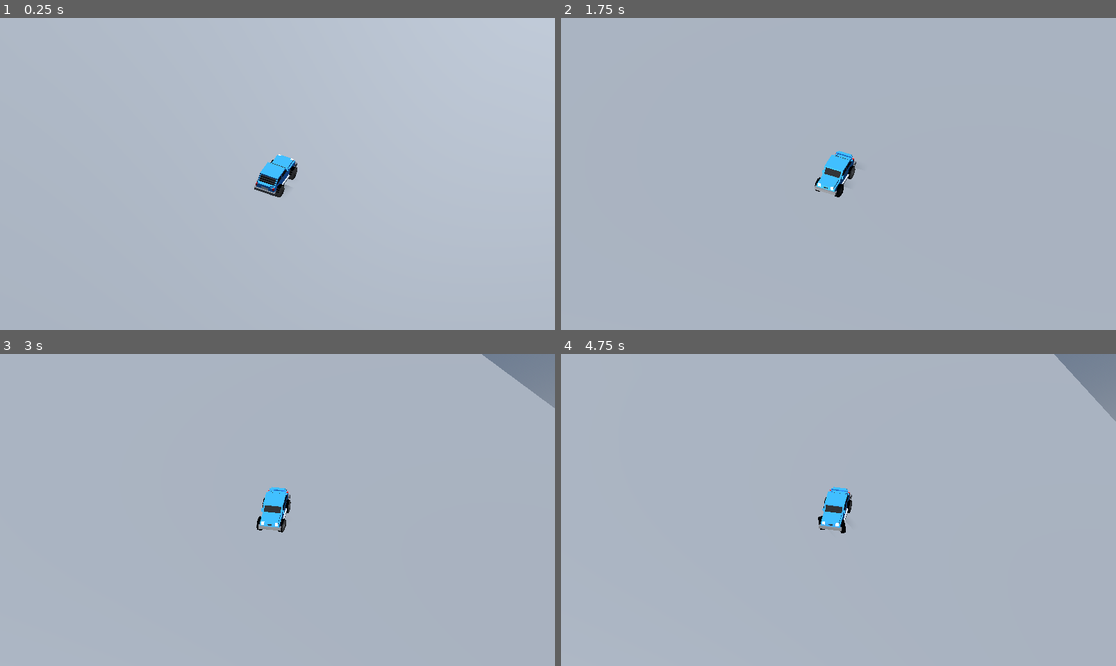
Above: before the commit, frames 1-4 (two rows, left to right).
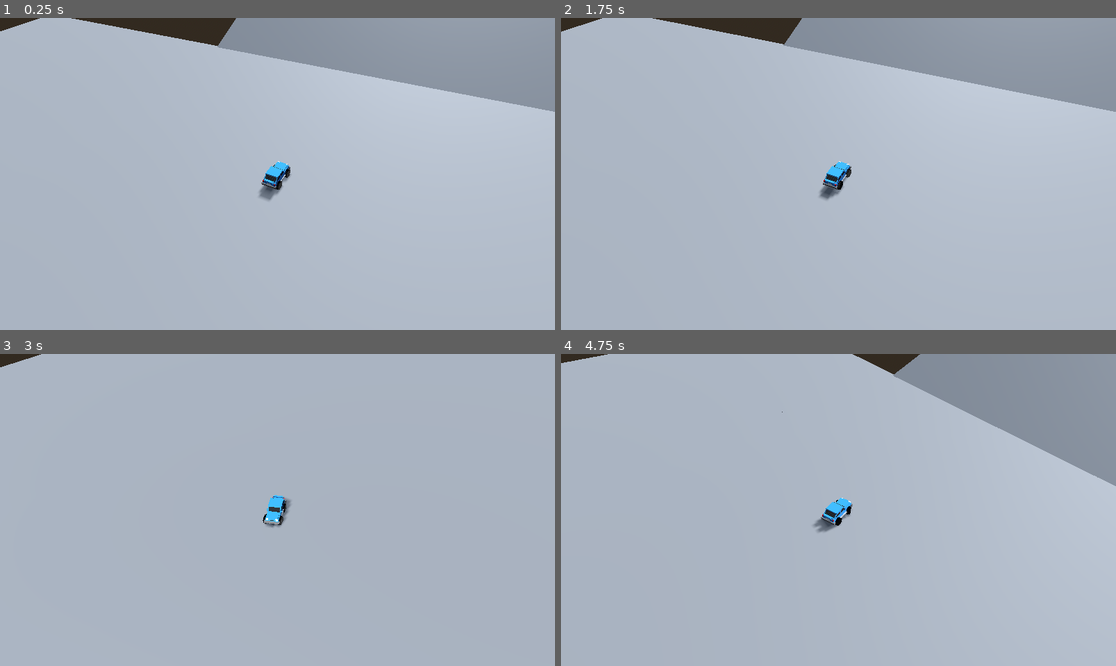
Above: after the commit, the same moments.

Repository: gex194/rally-game
Game: Godot game, scene res://Scenes/main.tscn
The game is run twice, just before and just after one commit, with the same random seed, the same clock (stepped at 60 frames per second) and the same inputs.
Inputs:
- Up to frame 1 (0.25 s): no input
- Up to frame 2 (1.75 s): hold D (Right) 0.53-1.28 s; hold S (Back) from 1.28 s (still down)
- Up to frame 3 (3 s): release S (Back) at 2.03 s; hold D (Right) 2.03-2.78 s; hold W (Forward) from 2.78 s (still down)
- Up to frame 4 (4.75 s): release W (Forward) at 3.53 s; hold A (Left) from 3.53 s (still down)

The runs differ from the first frame. In frame 1, 14% of the frame differs, in the area x 0-100%, y 0-59%; in frame 2, 13%; in frame 3, 1.8%; in frame 4, 9.8%.

Commit message:
Corrections

Diff:
--- a/Scenes/camera_pivot.gd
+++ b/Scenes/camera_pivot.gd
@@ -1,7 +1,7 @@
 extends Node3D
 
 var direction = Vector3.FORWARD
-@export_range (1,10,0.1) var smooth_speed = 4.5
+@export_range (1,10,0.1) var smooth_speed = 1.5
 
 func _physics_process(delta: float) -> void:
 	var current_velocity = get_parent().get_linear_velocity()
--- a/Scenes/car.gd
+++ b/Scenes/car.gd
@@ -2,9 +2,10 @@
 
 var max_rpm = 500
 var max_torque = 200
+@export_range (1,15,0.1) var steering_speed = 3
 
 func _physics_process(delta: float) -> void:
-	steering = lerp(steering, Input.get_axis("Right","Left") * 0.4, 5 * delta)
+	steering = lerp(steering, Input.get_axis("Right","Left") * 0.4, steering_speed * delta)
 	var acceleration = Input.get_axis("Back", "Forward")
 	var rpm = $rear_left_wheel.get_rpm()
 	$rear_left_wheel.engine_force = acceleration * max_torque * (1 - rpm / max_rpm)
--- a/Scenes/car.tscn
+++ b/Scenes/car.tscn
@@ -15,6 +15,7 @@
 mass = 70.0
 center_of_mass_mode = 1
 center_of_mass = Vector3(0, -0.5, 0)
+brake = 0.7
 script = ExtResource("1_8u2tg")
 
 [node name="CollisionShape3D" type="CollisionShape3D" parent="Car"]
@@ -26,6 +27,7 @@
 
 [node name="front_left_wheel" type="VehicleWheel3D" parent="Car"]
 transform = Transform3D(0.65, 0, 0, 0, 0.65, 0, 0, 0, 0.65, 0.763712, 0.0557913, 0.947786)
+brake = 0.7
 use_as_steering = true
 wheel_radius = 0.4
 suspension_stiffness = 70.0
@@ -37,6 +39,7 @@
 
 [node name="front_right_wheel" type="VehicleWheel3D" parent="Car"]
 transform = Transform3D(0.65, 0, 0, 0, 0.65, 0, 0, 0, 0.65, -0.808983, 0.0557913, 0.947786)
+brake = 0.7
 use_as_steering = true
 wheel_radius = 0.4
 suspension_stiffness = 70.0
@@ -48,6 +51,7 @@
 
 [node name="rear_left_wheel" type="VehicleWheel3D" parent="Car"]
 transform = Transform3D(0.65, 0, 0, 0, 0.65, 0, 0, 0, 0.65, 0.763712, 0.0557913, -0.854642)
+brake = 0.7
 use_as_traction = true
 wheel_radius = 0.4
 suspension_stiffness = 70.0
@@ -59,6 +63,7 @@
 
 [node name="rear_right_wheel" type="VehicleWheel3D" parent="Car"]
 transform = Transform3D(0.65, 0, 0, 0, 0.65, 0, 0, 0, 0.65, -0.808983, 0.0557913, -0.854642)
+brake = 0.7
 use_as_traction = true
 wheel_radius = 0.4
 suspension_stiffness = 70.0
@@ -73,6 +78,6 @@
 
 [node name="camera" type="Camera3D" parent="Car/camera_pivot"]
 transform = Transform3D(-0.884202, 0.305131, -0.353669, -0.0387594, 0.706613, 0.706538, 0.465494, 0.63843, -0.612962, -10.4739, 20.977, -17.8284)
-projection = 1
+fov = 55.0
 size = 20.19
 near = 0.03
--- a/Scenes/main.tscn
+++ b/Scenes/main.tscn
@@ -23,17 +23,125 @@
 
 [node name="Main" type="Node3D"]
 
-[node name="MeshInstance3D" type="MeshInstance3D" parent="."]
+[node name="Track" type="Node3D" parent="."]
+
+[node name="MeshInstance3D" type="MeshInstance3D" parent="Track"]
 mesh = SubResource("BoxMesh_ykggm")
+skeleton = NodePath("../..")
 
-[node name="StaticBody3D" type="StaticBody3D" parent="MeshInstance3D"]
+[node name="StaticBody3D" type="StaticBody3D" parent="Track/MeshInstance3D"]
 
-[node name="CollisionShape3D" type="CollisionShape3D" parent="MeshInstance3D/StaticBody3D"]
+[node name="CollisionShape3D" type="CollisionShape3D" parent="Track/MeshInstance3D/StaticBody3D"]
 shape = SubResource("ConcavePolygonShape3D_biyv1")
 
-[node name="StaticBody3D2" type="StaticBody3D" parent="MeshInstance3D"]
+[node name="StaticBody3D2" type="StaticBody3D" parent="Track/MeshInstance3D"]
 
-[node name="CollisionShape3D" type="CollisionShape3D" parent="MeshInstance3D/StaticBody3D2"]
+[node name="CollisionShape3D" type="CollisionShape3D" parent="Track/MeshInstance3D/StaticBody3D2"]
+shape = SubResource("ConcavePolygonShape3D_b5w65")
+
+[node name="MeshInstance3D4" type="MeshInstance3D" parent="Track"]
+transform = Transform3D(1, 0, 0, 0, 1, 0, 0, 0, 1, -49.5257, 0, 0)
+mesh = SubResource("BoxMesh_ykggm")
+skeleton = NodePath("../..")
+
+[node name="StaticBody3D" type="StaticBody3D" parent="Track/MeshInstance3D4"]
+
+[node name="CollisionShape3D" type="CollisionShape3D" parent="Track/MeshInstance3D4/StaticBody3D"]
+shape = SubResource("ConcavePolygonShape3D_biyv1")
+
+[node name="StaticBody3D2" type="StaticBody3D" parent="Track/MeshInstance3D4"]
+
+[node name="CollisionShape3D" type="CollisionShape3D" parent="Track/MeshInstance3D4/StaticBody3D2"]
+shape = SubResource("ConcavePolygonShape3D_b5w65")
+
+[node name="MeshInstance3D5" type="MeshInstance3D" parent="Track"]
+transform = Transform3D(1, 0, 0, 0, 1, 0, 0, 0, 1, 48.9023, 0, 0)
+mesh = SubResource("BoxMesh_ykggm")
+skeleton = NodePath("../..")
+
+[node name="StaticBody3D" type="StaticBody3D" parent="Track/MeshInstance3D5"]
+
+[node name="CollisionShape3D" type="CollisionShape3D" parent="Track/MeshInstance3D5/StaticBody3D"]
+shape = SubResource("ConcavePolygonShape3D_biyv1")
+
+[node name="StaticBody3D2" type="StaticBody3D" parent="Track/MeshInstance3D5"]
+
+[node name="CollisionShape3D" type="CollisionShape3D" parent="Track/MeshInstance3D5/StaticBody3D2"]
+shape = SubResource("ConcavePolygonShape3D_b5w65")
+
+[node name="MeshInstance3D6" type="MeshInstance3D" parent="Track"]
+transform = Transform3D(1, 0, 0, 0, 1, 0, 0, 0, 1, 48.9023, 0, -49.2895)
+mesh = SubResource("BoxMesh_ykggm")
+skeleton = NodePath("../..")
+
+[node name="StaticBody3D" type="StaticBody3D" parent="Track/MeshInstance3D6"]
+
+[node name="CollisionShape3D" type="CollisionShape3D" parent="Track/MeshInstance3D6/StaticBody3D"]
+shape = SubResource("ConcavePolygonShape3D_biyv1")
+
+[node name="StaticBody3D2" type="StaticBody3D" parent="Track/MeshInstance3D6"]
+
+[node name="CollisionShape3D" type="CollisionShape3D" parent="Track/MeshInstance3D6/StaticBody3D2"]
+shape = SubResource("ConcavePolygonShape3D_b5w65")
+
+[node name="MeshInstance3D7" type="MeshInstance3D" parent="Track"]
+transform = Transform3D(1, 0, 0, 0, 1, 0, 0, 0, 1, -0.381107, 0, -49.2895)
+mesh = SubResource("BoxMesh_ykggm")
+skeleton = NodePath("../..")
+
+[node name="StaticBody3D" type="StaticBody3D" parent="Track/MeshInstance3D7"]
+
+[node name="CollisionShape3D" type="CollisionShape3D" parent="Track/MeshInstance3D7/StaticBody3D"]
+shape = SubResource("ConcavePolygonShape3D_biyv1")
+
+[node name="StaticBody3D2" type="StaticBody3D" parent="Track/MeshInstance3D7"]
+
+[node name="CollisionShape3D" type="CollisionShape3D" parent="Track/MeshInstance3D7/StaticBody3D2"]
+shape = SubResource("ConcavePolygonShape3D_b5w65")
+
+[node name="MeshInstance3D8" type="MeshInstance3D" parent="Track"]
+transform = Transform3D(1, 0, 0, 0, 1, 0, 0, 0, 1, -49.6163, 0, -49.2895)
+mesh = SubResource("BoxMesh_ykggm")
+skeleton = NodePath("../..")
+
+[node name="StaticBody3D" type="StaticBody3D" parent="Track/MeshInstance3D8"]
+
+[node name="CollisionShape3D" type="CollisionShape3D" parent="Track/MeshInstance3D8/StaticBody3D"]
+shape = SubResource("ConcavePolygonShape3D_biyv1")
+
+[node name="StaticBody3D2" type="StaticBody3D" parent="Track/MeshInstance3D8"]
+
+[node name="CollisionShape3D" type="CollisionShape3D" parent="Track/MeshInstance3D8/StaticBody3D2"]
+shape = SubResource("ConcavePolygonShape3D_b5w65")
+
+[node name="MeshInstance3D2" type="MeshInstance3D" parent="Track"]
+transform = Transform3D(1, 0, 0, 0, 0.929918, 0.367768, 0, -0.367768, 0.929918, 0, 8.64917, 46.4141)
+mesh = SubResource("BoxMesh_ykggm")
+skeleton = NodePath("../..")
+
+[node name="StaticBody3D" type="StaticBody3D" parent="Track/MeshInstance3D2"]
+
+[node name="CollisionShape3D" type="CollisionShape3D" parent="Track/MeshInstance3D2/StaticBody3D"]
+shape = SubResource("ConcavePolygonShape3D_biyv1")
+
+[node name="StaticBody3D2" type="StaticBody3D" parent="Track/MeshInstance3D2"]
+
+[node name="CollisionShape3D" type="CollisionShape3D" parent="Track/MeshInstance3D2/StaticBody3D2"]
+shape = SubResource("ConcavePolygonShape3D_b5w65")
+
+[node name="MeshInstance3D3" type="MeshInstance3D" parent="Track"]
+transform = Transform3D(1, 0, 0, 0, 0.908974, -0.416852, 0, 0.416852, 0.908974, -0.0371466, 7.47716, 92.4162)
+mesh = SubResource("BoxMesh_ykggm")
+skeleton = NodePath("../..")
+
+[node name="StaticBody3D" type="StaticBody3D" parent="Track/MeshInstance3D3"]
+
+[node name="CollisionShape3D" type="CollisionShape3D" parent="Track/MeshInstance3D3/StaticBody3D"]
+shape = SubResource("ConcavePolygonShape3D_biyv1")
+
+[node name="StaticBody3D2" type="StaticBody3D" parent="Track/MeshInstance3D3"]
+
+[node name="CollisionShape3D" type="CollisionShape3D" parent="Track/MeshInstance3D3/StaticBody3D2"]
 shape = SubResource("ConcavePolygonShape3D_b5w65")
 
 [node name="Car" parent="." instance=ExtResource("1_v5uep")]
